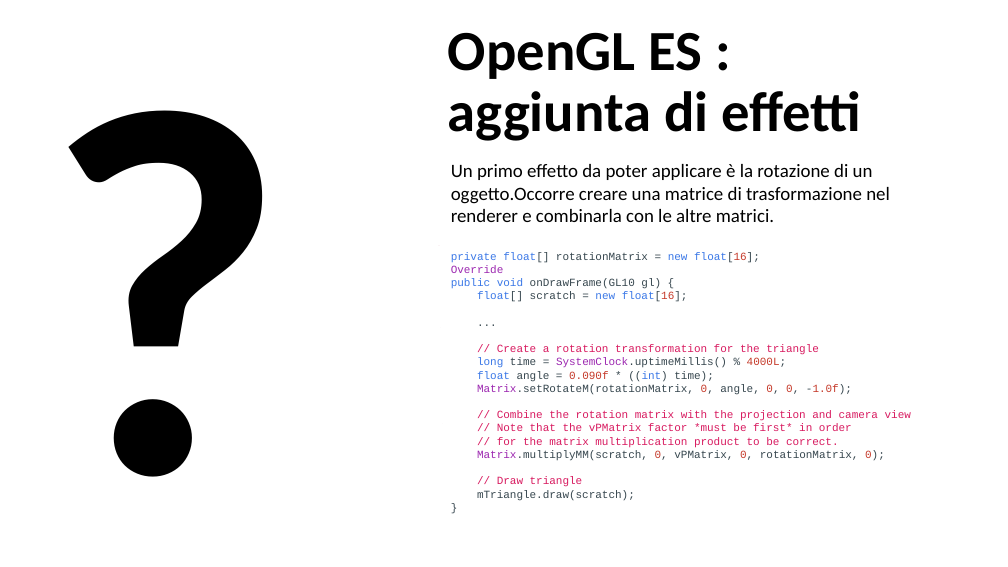
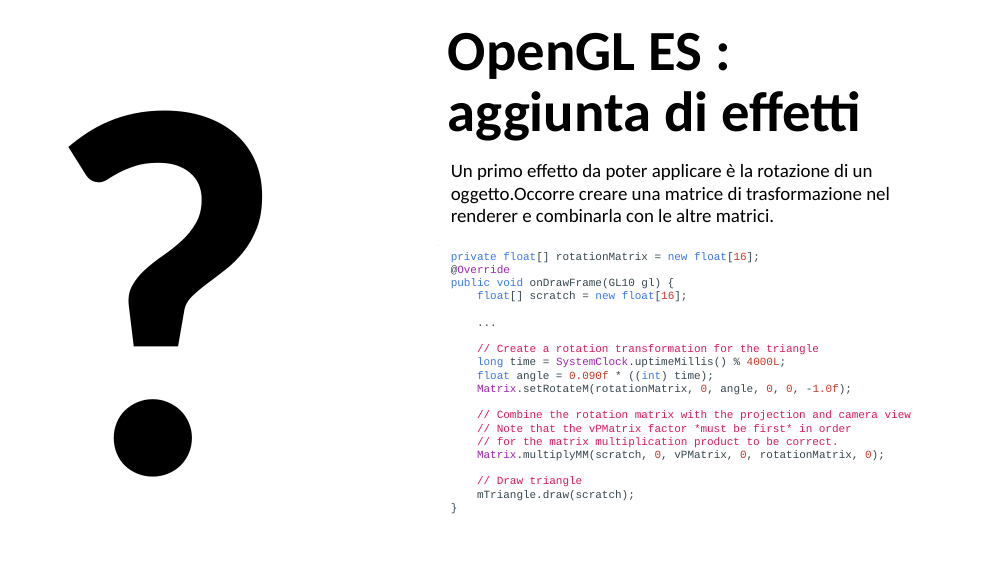
Before and after one commit to AntonioDOrazio/MobileProgramming_OpenGL, a slide deck: slide 39 of Materiale/BozzaOpenGL.pptx (slide 40 before the commit). Drawn at 1008x567 pixels with LibreOffice and Linux fonts; fonts in the diff are those of the drawing. Boxes give left, top, right and bottom in pixels: in the first picture for what was removed or moved away, otherwise in the second. Text is boxed around its words. In the diff, an @@ line names an element or a change of style, - is before the commit and + after.

Commit message:
slides

```diff
--- a/Materiale/BozzaOpenGL.pptx
+++ b/Materiale/BozzaOpenGL.pptx
@@ text in free at bbox=[451, 252, 911, 501]: text changed @@
-private float[] rotationMatrix = new float[16];
-Override
-public void onDrawFrame(GL10 gl) {
-float[] scratch = new float[16];
-...
-// Create a rotation transformation for the triangle
-long time = SystemClock.uptimeMillis() % 4000L;
-float angle = 0.090f * ((int) time);
-Matrix.setRotateM(rotationMatrix, 0, angle, 0, 0, -1.0f);
-// Combine the rotation matrix with the projection and camera view
-// Note that the vPMatrix factor *must be first* in order
-// for the matrix multiplication product to be correct.
-Matrix.multiplyMM(scratch, 0, vPMatrix, 0, rotationMatrix, 0);
-// Draw triangle
-mTriangle.draw(scratch);
-}
+private float[] rotationMatrix = new float[16];
+@Override
+public void onDrawFrame(GL10 gl) {
+float[] scratch = new float[16];
+...
+// Create a rotation transformation for the triangle
+long time = SystemClock.uptimeMillis() % 4000L;
+float angle = 0.090f * ((int) time);
+Matrix.setRotateM(rotationMatrix, 0, angle, 0, 0, -1.0f);
+// Combine the rotation matrix with the projection and camera view
+// Note that the vPMatrix factor *must be first* in order
+// for the matrix multiplication product to be correct.
+Matrix.multiplyMM(scratch, 0, vPMatrix, 0, rotationMatrix, 0);
+// Draw triangle
+mTriangle.draw(scratch);
+}
```
Also in this commit, not shown: 13 other slides changed, 1 slide added, 2 slides removed, 1 other file.
